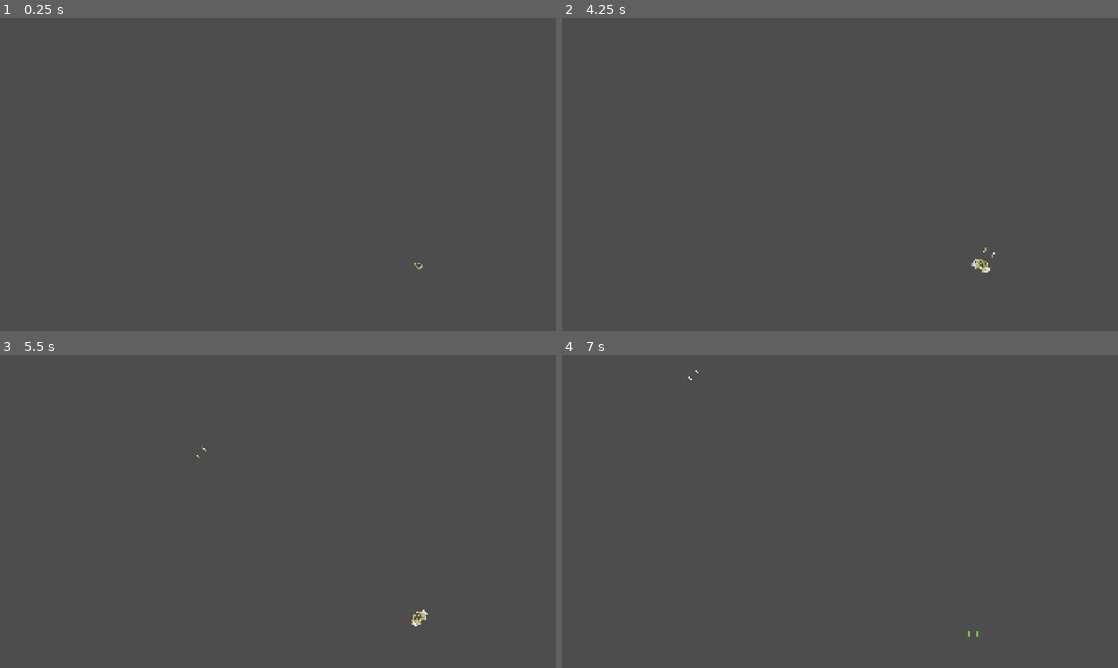
Above: before the commit, frames 1-4 (two rows, left to right).
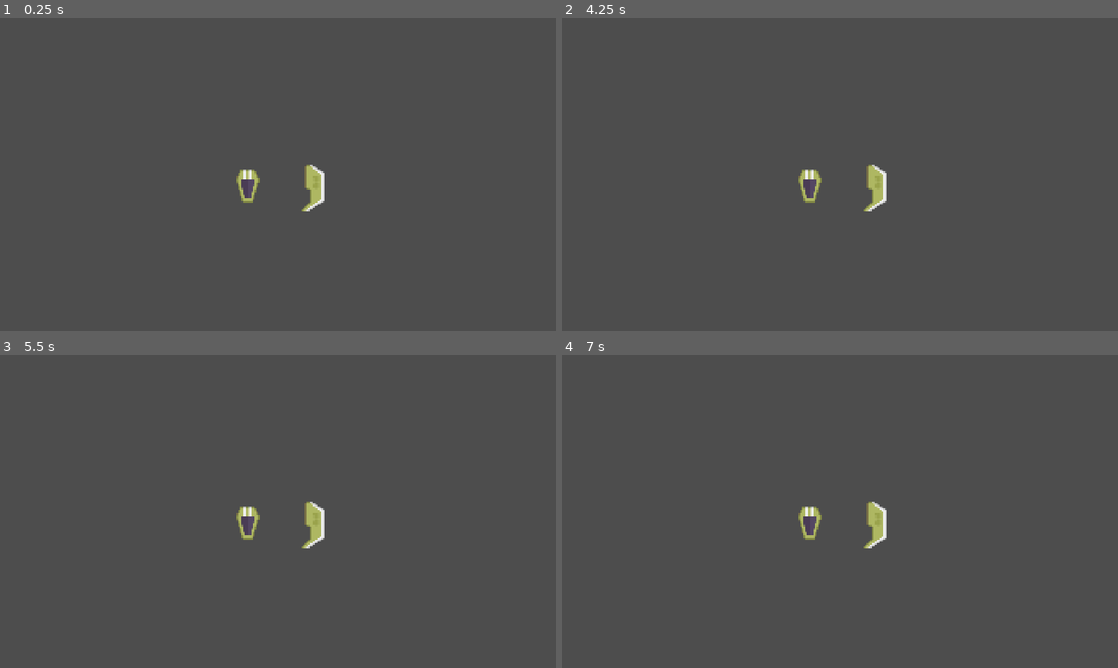
Above: after the commit, the same moments.

Repository: robertsforrest/modular_bullet_hell
Game: Godot game, scene res://Main.tscn
The game is run twice, just before and just after one commit, with the same random seed, the same clock (stepped at 60 frames per second) and the same inputs.
Inputs (mouse positions are in pixels of both pictures, inside the frame that each line leads up to):
- Up to frame 1 (0.25 s): no input
- Up to frame 2 (4.25 s): tap Enter at 0.5, 2, 3.5 s; move the mouse to (962, 158) at 0.52 s; hold E (rotate_part_right, bound only after the commit) 0.53-1.25 s; tap Space (flip_part, bound only after the commit) at 0.6, 1.25, 2.1, 2.75, 3.8 s; click (962, 158) at 0.67 s; drag from (728, 190) to (979, 265) at 1.27 s; move the mouse to (895, 105) at 2.02 s; hold E (rotate_part_right, bound only after the commit) 2.03-2.75 s; click (895, 105) at 2.17 s; drag from (812, 237) to (673, 127) at 2.77 s; move the mouse to (1006, 221) at 3.52 s; press the mouse at (1006, 221) at 3.53 s; hold Q (rotate_part_left, bound only after the commit) from 3.53 s (still down); tap Y (debug_1) at 4.15 s
- Up to frame 3 (5.5 s): release Q (rotate_part_left, bound only after the commit) at 4.25 s; release the mouse at (444, 558) at 4.25 s; tap Space (flip_part, bound only after the commit) at 4.25, 5.1 s; drag from (111, 464) to (417, 599) at 4.27 s; move the mouse to (305, 511) at 5.02 s; hold S (move_down) from 5.03 s (still down); click (305, 511) at 5.17 s
- Up to frame 4 (7 s): tap H (toggle_editor_snap, bound only after the commit) at 5.65 s; release S (move_down) at 5.75 s; drag from (756, 433) to (984, 636) at 5.77 s; move the mouse to (962, 495) at 6.52 s; hold W (move_up) from 6.53 s (still down); tap Space (flip_part, bound only after the commit) at 6.6 s; click (962, 495) at 6.67 s

The runs differ from the first frame. In frame 1, 0.7% of the frame differs, in the area x 42-76%, y 46-81%; in frame 2, 0.7%, in the area x 42-78%, y 46-82%; in frame 3, 0.7%; in frame 4, 0.7%.

Commit message:
Implemented a simple line-based component snapping system; needs further features and testing

Diff:
--- /dev/null
+++ b/Entities/Player/Components/ComponentSlot.tscn
@@ -0,0 +1,12 @@
+[gd_scene format=3 uid="uid://1mvu374r6s06"]
+
+[ext_resource type="Script" uid="uid://8awku0sdu4u5" path="res://Entities/Player/Components/component_slot.gd" id="1_1ynkm"]
+[ext_resource type="Texture2D" uid="uid://clawguqwxjcf3" path="res://Entities/Player/Assets/conn_line.png" id="2_7rqpl"]
+
+[node name="ComponentSlot" type="Node2D" unique_id=1604551304 node_paths=PackedStringArray("conn_line") groups=["component_slots"]]
+script = ExtResource("1_1ynkm")
+conn_line = NodePath("Line2D")
+
+[node name="Line2D" type="Line2D" parent="." unique_id=364559134]
+texture = ExtResource("2_7rqpl")
+texture_mode = 1
--- a/Entities/Player/Components/PlayerCore.tscn
+++ b/Entities/Player/Components/PlayerCore.tscn
@@ -2,32 +2,30 @@
 
 [ext_resource type="Script" uid="uid://du2bsv5hfl72g" path="res://Entities/Player/Components/player_core.gd" id="1_lphqv"]
 [ext_resource type="Texture2D" uid="uid://bcrb6ys310kgm" path="res://Entities/Player/Assets/player_base.png" id="2_lx1vp"]
-[ext_resource type="Script" uid="uid://8awku0sdu4u5" path="res://Entities/Player/Components/component_slot.gd" id="3_5878l"]
+[ext_resource type="PackedScene" uid="uid://1mvu374r6s06" path="res://Entities/Player/Components/ComponentSlot.tscn" id="3_5878l"]
 
 [sub_resource type="CapsuleShape2D" id="CapsuleShape2D_nw7j7"]
 radius = 20.0
 height = 56.0
 
-[node name="PlayerCore" type="Area2D" unique_id=605424737 node_paths=PackedStringArray("connection_points")]
+[node name="PlayerCore" type="Area2D" unique_id=605424737 node_paths=PackedStringArray("connection_points") groups=["ship_cores"]]
 z_index = 1
 script = ExtResource("1_lphqv")
-connection_points = [NodePath("ConnPoint1"), NodePath("ConnPoint2")]
+connection_points = [NodePath("ComponentSlot"), NodePath("ComponentSlot2")]
 component_size = 2
 
 [node name="Sprite2D" type="Sprite2D" parent="." unique_id=2130130285]
 position = Vector2(0, 8)
 texture = ExtResource("2_lx1vp")
 
-[node name="ConnPoint1" type="Node2D" parent="." unique_id=1525478230]
-position = Vector2(-20, 0)
-script = ExtResource("3_5878l")
-max_size = 2
-
-[node name="ConnPoint2" type="Node2D" parent="." unique_id=1697793050]
-position = Vector2(20, 0)
-script = ExtResource("3_5878l")
-max_size = 2
-
 [node name="CollisionShape2D" type="CollisionShape2D" parent="." unique_id=828410314]
 position = Vector2(0, 8)
 shape = SubResource("CapsuleShape2D_nw7j7")
+
+[node name="ComponentSlot" parent="." unique_id=1604551304 instance=ExtResource("3_5878l")]
+position = Vector2(-20, -4)
+max_size = 3
+
+[node name="ComponentSlot2" parent="." unique_id=1565893664 instance=ExtResource("3_5878l")]
+position = Vector2(20, -4)
+max_size = 3
--- a/Entities/Player/Components/Wings/Wing.tscn
+++ b/Entities/Player/Components/Wings/Wing.tscn
@@ -2,7 +2,7 @@
 
 [ext_resource type="Script" uid="uid://bueh73buqtr6y" path="res://Entities/Player/Components/Wings/wing.gd" id="1_s51pi"]
 [ext_resource type="Texture2D" uid="uid://c42cdnd15rtr7" path="res://Entities/Player/Assets/wing_1.png" id="2_6xhmx"]
-[ext_resource type="Script" uid="uid://8awku0sdu4u5" path="res://Entities/Player/Components/component_slot.gd" id="3_6xhmx"]
+[ext_resource type="PackedScene" uid="uid://1mvu374r6s06" path="res://Entities/Player/Components/ComponentSlot.tscn" id="3_3t30h"]
 
 [sub_resource type="CapsuleShape2D" id="CapsuleShape2D_bs1o3"]
 radius = 16.0
@@ -10,7 +10,7 @@
 
 [node name="Wing" type="Area2D" unique_id=79534973 node_paths=PackedStringArray("connection_points", "collision_shape")]
 script = ExtResource("1_s51pi")
-connection_points = [NodePath("ConnPoint1"), NodePath("ConnPoint2")]
+connection_points = [NodePath("ComponentSlot"), NodePath("ComponentSlot2")]
 component_size = 2
 collision_shape = NodePath("CollisionShape2D")
 
@@ -18,16 +18,16 @@
 position = Vector2(8, 4)
 texture = ExtResource("2_6xhmx")
 
-[node name="ConnPoint1" type="Node2D" parent="." unique_id=327500651]
-position = Vector2(28, 0)
-script = ExtResource("3_6xhmx")
-max_size = 2
-
-[node name="ConnPoint2" type="Node2D" parent="." unique_id=124955927]
-position = Vector2(12, -12)
-script = ExtResource("3_6xhmx")
-max_size = 1
-
 [node name="CollisionShape2D" type="CollisionShape2D" parent="." unique_id=1734066212]
 position = Vector2(12, 4)
 shape = SubResource("CapsuleShape2D_bs1o3")
+
+[node name="ComponentSlot" parent="." unique_id=1604551304 instance=ExtResource("3_3t30h")]
+position = Vector2(-4, -16)
+max_size = 3
+max_distance = 40.0
+
+[node name="ComponentSlot2" parent="." unique_id=632800591 instance=ExtResource("3_3t30h")]
+position = Vector2(28, 0)
+max_size = 3
+max_distance = 30.0
--- a/Entities/Player/Components/component_slot.gd
+++ b/Entities/Player/Components/component_slot.gd
@@ -3,4 +3,81 @@
 
 # Component slot properties
 @export var max_size: Enum.component_size # Maximum supported component size for the slot
-@onready var component: ShipComponent # Maintain a reference to the slotted component; altered externally
+@export var max_distance: float = 0.0 # Maximum supported distance for a connection - defaults to NONE
+@export var max_connections: int = 1 # Maximum number of supported connections
+@onready var connected_points: Array[ComponentSlot] = []
+@export var conn_line: Line2D
+@onready var connection_lines: Array[Line2D] = []
+
+# Initialize
+func _ready() -> void:
+	# Prepare array for holding connections
+	connected_points.resize(max_connections)
+	# Generate necessary Line2Ds for connection points
+	connection_lines.append(conn_line)
+	if (max_connections > 1):
+		for i in range(max_connections-1):
+			print("Looping: " + str(i))
+			connection_lines.append(conn_line.duplicate())
+	print("Connection line graphics: " + str(connection_lines))
+
+# Get the SHIP (NOT the ShipComponent) this slot belongs to
+# TODO: we will NEED a better way to handle this! for now though, this should work, but
+# ANY reorganization of parenting will royally FUCK this code
+func get_parent_ship() -> Node2D:
+	return get_parent().get_parent()
+
+# Code for seeking compatible slots
+# Hope you're hungry for a piping hot spaghetti, dear Christ
+func seek_connections() -> void:
+	for i in range(max_connections):
+		connected_points.fill(null) # TODO: this seems like a huge waste of compute? but it do work lmao
+		var closest_slot = null
+		for slot in get_tree().get_nodes_in_group("component_slots"):
+			# Check that the slot belongs to the same SHIP, but NOT the same ShipComponent,
+			# AND verify that this slot is NOT YET in the connected_points array,
+			# AND verify that the slot CAN HOLD a component of the size this is slotted into
+			if (slot.get_parent_ship() == self.get_parent_ship() and slot.get_parent() != self.get_parent()
+			and !self.connected_points.has(slot) and self.get_parent().component_size <= slot.max_size):
+				# If no closest slot has yet been found, just grab this one as long as it's within range
+				if (closest_slot == null):
+					if (self.global_position.distance_to(slot.global_position) <= max_distance):
+						closest_slot = slot
+				# If a closest slot is already grabbed, check distance to the slot against current closest_slot
+				else:
+					if (self.global_position.distance_to(slot.global_position) < self.global_position.distance_to(closest_slot.global_position)):
+						closest_slot = slot
+		# With closest slot grabbed, set index in the array
+		# If no slot was found, value will be overridden with the NULL from initialization in the loop
+		#print("Adding closest slot: " + str(closest_slot) + " at index " + str(i))
+		connected_points[i] = closest_slot
+		#print(connected_points)
+
+# Called to draw the Line2D connections for all currently connected points
+func draw_connection_lines() -> void:
+	#if (self.get_parent().name == 'Wing'):
+	#	print("Drawing from: " + str(connected_points) + " in entity " + str(self.get_parent()))
+	for i in range(max_connections):
+		if (connected_points[i] == null):
+			# If no connection is present in this slot, clear out the line graphics
+			connection_lines[i].clear_points()
+		else:
+			# Draw a line to the connected point at this index
+			# Base target - diff between target position and self position
+			var targ_pos: Vector2 = connected_points[i].global_position-self.global_position
+			# Apply parent scale to target position
+			targ_pos.x *= sign(get_parent().scale.x)
+			# Apply parent rotation to target position
+			# Don't ask me how the fuck this one works
+			targ_pos = targ_pos.rotated(-1*get_parent().scale.x*get_parent().rotation)
+			# Draw the line
+			connection_lines[i].points = [Vector2(0,0),targ_pos]
+
+# Get all ShipComponents this point has connections to
+func get_connected_components() -> Array[ShipComponent]:
+	var comp: Array[ShipComponent] = []
+	for point in connected_points:
+		var add_comp = point.get_parent() # TODO: hard-coded get_parent() naughty naughty naughty!
+		if (!comp.has(add_comp)):
+			comp.append(add_comp)
+	return comp
--- a/Entities/Player/Components/player_core.gd
+++ b/Entities/Player/Components/player_core.gd
@@ -1,18 +1 @@
 extends ShipComponent
-
-const component_wing: PackedScene = preload("res://Entities/Player/Components/Wings/Wing.tscn")
-const component_thruster: PackedScene = preload("res://Entities/Player/Components/Thrusters/Thruster.tscn")
-const component_machine_gun: PackedScene = preload("res://Entities/Player/Components/Guns/MachineGun.tscn")
-const component_laser_gun: PackedScene = preload("res://Entities/Player/Components/Guns/LaserGun.tscn")
-
-func _process(delta: float) -> void:
-	if (Input.is_action_just_pressed("debug_1")):
-		print("Adding test components!")
-		var wing_left: ShipComponent = add_component(component_wing.instantiate(), 0)
-		var wing_right: ShipComponent = add_component(component_wing.instantiate(), 1)
-		var thrust_left: ShipComponent = wing_left.add_component(component_thruster.instantiate(), 0)
-		var thrust_right: ShipComponent = wing_right.add_component(component_thruster.instantiate(), 0)
-		#var mg_left: ShipComponent = wing_left.add_component(component_machine_gun.instantiate(), 1)
-		#var mg_right: ShipComponent = wing_right.add_component(component_machine_gun.instantiate(), 1)
-		var lg_left: ShipComponent = wing_left.add_component(component_laser_gun.instantiate(), 1)
-		var lg_right: ShipComponent = wing_right.add_component(component_laser_gun.instantiate(), 1)
--- a/Entities/Player/Components/ship_component.gd
+++ b/Entities/Player/Components/ship_component.gd
@@ -3,6 +3,7 @@
 
 # Signals
 signal part_destroyed(part: ShipComponent)
+signal part_selected(part: ShipComponent)
 
 # Editor variables
 @export var hp: float = 1.0
@@ -10,13 +11,20 @@
 @export var component_size: Enum.component_size
 @export var collision_shape: CollisionShape2D
 
+# Internal variables
+@onready var mouse_over: bool = false
+
 # Initialize
 func _ready() -> void:
 	self.area_entered.connect(_on_area_entered)
+	self.mouse_entered.connect(_on_mouse_entered)
+	self.mouse_exited.connect(_on_mouse_exited)
 
 # Accessor for sprite's h_flip value
-func set_flip_h(val: bool):
+func set_flip_h(val: bool) -> void:
 	self.scale.x = -1.0
+func toggle_flip_h() -> void:
+	self.scale.x *= -1
 
 # Wrappers for frame update code; rather than getting called from the engine, these get called
 # from the engine update loops in the component's parent for more control over component code
@@ -25,30 +33,11 @@
 func physics_process(delta: float) -> void:
 	pass
 
-# Adds a new component to this one at the specified connection point
-# Takes conn_point_index as an index into the connection_points array - is there a better way?
-# Returns a pointer to the component
-func add_component(new_component: ShipComponent, conn_point_index: int) -> ShipComponent:
-	# Check to ensure the component is of the right size to add to the slot
-	if (new_component.component_size <= connection_points[conn_point_index].max_size):
-		# Parent the new component to this component's own parent
-		get_parent().add_ship_component(new_component)
-		# Track this component with the ComponentSlot
-		connection_points[conn_point_index].component = new_component
-		# Set the new component's position based on the connection point
-		# NOTE: this is a core design decision - sprite position relative to the origin of the node
-		# will determine the connection point for the new component & the origin of flip_h, where applicable
-		# Multiply scale to apply negative offset to left-side placements
-		new_component.position = self.position + Vector2(connection_points[conn_point_index].position.x * self.scale.x,
-			connection_points[conn_point_index].position.y * self.scale.y)
-		# Set hflip on new component based on relative positioning
-		if (new_component.position.x < self.position.x):
-			new_component.set_flip_h(true)
-		return new_component
-	# Addition failed - indicate w/ return value
-	else:
-		print("Component too large!: " + str(new_component))
-		return null
+# Called from the editor to run modular update logic on component slots
+func run_slots_for_editor() -> void:
+	for slot in connection_points:
+		slot.seek_connections()
+		slot.draw_connection_lines()
 
 # Destroy this component; called from HP checks in child types
 func get_destroyed() -> void:
@@ -64,3 +53,16 @@
 # Handle area entered code; override in child nodes
 func _on_area_entered(area: Area2D) -> void:
 	pass
+
+# Handle input events for player ship component click'n'drag
+# TODO: add more checks here to ensure shit isn't grabbed erroneously in combat
+func _input(event: InputEvent) -> void:
+	if (event is InputEventMouseButton and Input.is_action_just_pressed("select") and mouse_over):
+		get_viewport().set_input_as_handled() # Stop input signal from propagating to overlapping parts
+		part_selected.emit(self) # Signal part selection to the editor node
+
+# Handle mouse-over for player parts in the editor
+func _on_mouse_entered() -> void:
+	mouse_over = true
+func _on_mouse_exited() -> void:
+	mouse_over = false
--- a/Entities/Player/Player.tscn
+++ b/Entities/Player/Player.tscn
@@ -2,9 +2,14 @@
 
 [ext_resource type="PackedScene" uid="uid://7dq1lynqq3u" path="res://Entities/Player/Components/PlayerCore.tscn" id="1_e5kic"]
 [ext_resource type="Script" uid="uid://bek6h2rqk2yxn" path="res://Entities/Player/player.gd" id="1_ww0jn"]
+[ext_resource type="PackedScene" uid="uid://dym57mo5kfg5g" path="res://Entities/Player/Components/Wings/Wing.tscn" id="3_vweq0"]
 
-[node name="Player" type="Node2D" unique_id=2004784632 node_paths=PackedStringArray("ship_core")]
+[node name="Player" type="Node2D" unique_id=2004784632 node_paths=PackedStringArray("ship_core", "components")]
 script = ExtResource("1_ww0jn")
 ship_core = NodePath("PlayerCore")
+components = [NodePath("Wing")]
 
 [node name="PlayerCore" parent="." unique_id=1889912984 instance=ExtResource("1_e5kic")]
+
+[node name="Wing" parent="." unique_id=79534973 instance=ExtResource("3_vweq0")]
+position = Vector2(104, 8)
--- a/Entities/Player/player.gd
+++ b/Entities/Player/player.gd
@@ -11,15 +11,26 @@
 @export var max_velocity: float = 1500.0
 @onready var velocity: Vector2 = Vector2.ZERO
 @onready var accel: Vector2 = Vector2.ZERO
-@onready var components: Array[ShipComponent] = []
+@export var components: Array[ShipComponent] = [] # TODO: this should be programmatic, not exposed to the editor
+
+# Internal variables
+@onready var is_paused: bool = false
 
 # Gameplay loop
+# Hard-coded pause variable in player allows movement to be halted without
+# interrupting processing on child ShipComponents in the ship editor
 func _physics_process(delta: float) -> void:
-	# Look towards mouse position
-	look_at(get_global_mouse_position())
-	rotation_degrees -= 90 # Offset to point straight - TODO: magic number naughty naughty!
-	do_movement_with_accel(delta)
-	#do_movement_no_accel(delta)
+	if (!is_paused):
+		# Look towards mouse position
+		look_at(get_global_mouse_position())
+		rotation_degrees -= 90 # Offset to point straight - TODO: magic number naughty naughty!
+		do_movement_with_accel(delta)
+		#do_movement_no_accel(delta)
+
+func _process(delta: float) -> void:
+	if (!is_paused):
+		for component in components:
+			component.process(delta)
 
 # Try movement w/ no fancy accel - thrusters just influence max speed
 func do_movement_no_accel(delta: float) -> void:
@@ -48,10 +59,6 @@
 	velocity = velocity.limit_length(max_velocity)
 	position += velocity * delta
 
-func _process(delta: float) -> void:
-	for component in components:
-		component.process(delta)
-
 # Add a new component to the player
 func add_ship_component(new_component) -> void:
 	add_child(new_component)
--- a/Global/enum.gd
+++ b/Global/enum.gd
@@ -1,6 +1,7 @@
 extends Node
 
 enum component_size {
+	ONE_WAY, # Special 0 size that only allows connections FROM the slot, not TO it
 	SMALL,
 	MEDIUM,
 	LARGE,
--- a/Global/global.gd
+++ b/Global/global.gd
@@ -1 +1,3 @@
 extends Node
+
+const GRID_SNAP_STEPS: float = 16.0
--- a/Main.tscn
+++ b/Main.tscn
@@ -3,18 +3,24 @@
 [ext_resource type="PackedScene" uid="uid://cton2g7db78di" path="res://Entities/Player/Player.tscn" id="1_glv2v"]
 [ext_resource type="Script" uid="uid://dr76c8jcliu7t" path="res://main.gd" id="1_uu6xs"]
 [ext_resource type="Script" uid="uid://dycix7gb5055g" path="res://Entities/Enemies/enemy_factory.gd" id="3_r0du0"]
+[ext_resource type="Script" uid="uid://dx3ffvivoomx2" path="res://player_edit.gd" id="4_cm0pq"]
 
-[node name="Main" type="Node2D" unique_id=1605391203 node_paths=PackedStringArray("player", "camera", "enemy_factory")]
+[node name="Main" type="Node2D" unique_id=1605391203 node_paths=PackedStringArray("player", "camera", "enemy_factory", "player_edit")]
 script = ExtResource("1_uu6xs")
 player = NodePath("Player")
 camera = NodePath("Camera2D")
 enemy_factory = NodePath("Node")
+player_edit = NodePath("PlayerEdit")
 
 [node name="Player" parent="." unique_id=2004784632 instance=ExtResource("1_glv2v")]
-position = Vector2(976, 632)
+position = Vector2(-52, 12)
+
+[node name="PlayerEdit" type="Node2D" parent="." unique_id=2087807536 node_paths=PackedStringArray("player")]
+script = ExtResource("4_cm0pq")
+player = NodePath("../Player")
 
 [node name="Camera2D" type="Camera2D" parent="." unique_id=1373726602]
-zoom = Vector2(0.5, 0.5)
+zoom = Vector2(2, 2)
 
 [node name="Node" type="Node" parent="." unique_id=2127648709]
 script = ExtResource("3_r0du0")
--- a/main.gd
+++ b/main.gd
@@ -3,8 +3,14 @@
 @export var player: Node2D
 @export var camera: Camera2D
 @export var enemy_factory: Node
+@export var player_edit: Node2D
+
+func _ready() -> void:
+	player_edit.player = player # Pass player to editor logic
 
 func _process(delta: float) -> void:
+	# Real inputs
+	# Debug inputs
 	if (Input.is_action_just_pressed("debug_2")):
 		var new_enemy = enemy_factory.generate_enemy()
 		add_child(new_enemy)
--- /dev/null
+++ b/player_edit.gd
@@ -0,0 +1,58 @@
+extends Node2D
+
+@export var player: Node2D # TODO: this will eventually be handled programmatically
+@onready var part_selected: ShipComponent = null
+@export var grid_snap: bool = false
+@export var rot_spd: float = 100.0
+@export var snap_rot_deg: float = 45.0
+
+func _ready() -> void:
+	player.is_paused = true
+	player.rotation = 0 # Get rid of rotation while in the editor to make line physics not a nightmare
+	# Set viewport picking parameters so that only the "top" (by z-index) node gets grabbed on click
+	get_viewport().physics_object_picking_first_only = true
+	get_viewport().physics_object_picking_sort = true
+	# Hook player component part_selected signals up to editor logic
+	player.ship_core.part_selected.connect(_on_part_selected)
+	for component in player.components:
+		component.part_selected.connect(_on_part_selected)
+
+# Game loop
+func _process(delta) -> void:
+	# Check for grid snap toggle
+	if (Input.is_action_just_pressed("toggle_editor_snap")):
+		grid_snap = !grid_snap
+	# Run part_selected code if applicable
+	if (part_selected != null):
+		# Set part position to mouse position
+		if (grid_snap):
+			# Grid-snapped mouse position
+			part_selected.global_position = get_global_mouse_position().snappedf(Global.GRID_SNAP_STEPS)
+			# Snapped rotational input
+			if (Input.is_action_just_pressed("rotate_part_left")):
+				part_selected.rotation_degrees = snapped(part_selected.rotation_degrees - snap_rot_deg,snap_rot_deg)
+			elif (Input.is_action_just_pressed("rotate_part_right")):
+				part_selected.rotation_degrees = snapped(part_selected.rotation_degrees + snap_rot_deg,snap_rot_deg)
+		else:
+			# Freeform movement
+			part_selected.global_position = get_global_mouse_position() # TODO: add grid snap
+			# Freeform rotational input
+			var rot_axis = Input.get_axis("rotate_part_left","rotate_part_right")
+			if (rot_axis != 0):
+				part_selected.rotation_degrees += rot_spd * delta * sign(rot_axis)
+		# Check for flip input
+		if (Input.is_action_just_pressed("flip_part")):
+			part_selected.toggle_flip_h()
+		# Run update code on ALL components in the player
+		# NOTE: this shit is like O(n^15) with all these loops lmao
+		for component in player.components:
+			component.run_slots_for_editor()
+
+# Handle input for mouse button released
+func _input(event: InputEvent) -> void:
+	if (event is InputEventMouseButton and Input.is_action_just_released("select")):
+		part_selected = null
+
+# Handle selection signal from player ship components
+func _on_part_selected(part: ShipComponent) -> void:
+	part_selected = part
--- a/project.godot
+++ b/project.godot
@@ -31,6 +31,8 @@
 
 player_bullets=""
 enemy_bullets=""
+component_slots=""
+ship_cores=""
 
 [input]
 
@@ -73,6 +75,31 @@
 "events": [Object(InputEventKey,"resource_local_to_scene":false,"resource_name":"","device":-1,"window_id":0,"alt_press …(192 unchanged characters)…
 ]
 }
+select={
+"deadzone": 0.2,
+"events": [Object(InputEventMouseButton,"resource_local_to_scene":false,"resource_name":"","device":-1,"window_id":0,"alt_pressed":false,"shift_pressed":false,"ctrl_pressed":false,"meta_pressed":false,"button_mask":0,"position":Vector2(0, 0),"global_position":Vector2(0, 0),"factor":1.0,"button_index":1,"canceled":false,"pressed":false,"double_click":false,"script":null)
+]
+}
+rotate_part_right={
+"deadzone": 0.2,
+"events": [Object(InputEventKey,"resource_local_to_scene":false,"resource_name":"","device":-1,"window_id":0,"alt_pressed":false,"shift_pressed":false,"ctrl_pressed":false,"meta_pressed":false,"pressed":false,"keycode":0,"physical_keycode":69,"key_label":0,"unicode":101,"location":0,"echo":false,"script":null)
+]
+}
+rotate_part_left={
+"deadzone": 0.2,
+"events": [Object(InputEventKey,"resource_local_to_scene":false,"resource_name":"","device":-1,"window_id":0,"alt_pressed":false,"shift_pressed":false,"ctrl_pressed":false,"meta_pressed":false,"pressed":false,"keycode":0,"physical_keycode":81,"key_label":0,"unicode":113,"location":0,"echo":false,"script":null)
+]
+}
+flip_part={
+"deadzone": 0.2,
+"events": [Object(InputEventKey,"resource_local_to_scene":false,"resource_name":"","device":-1,"window_id":0,"alt_pressed":false,"shift_pressed":false,"ctrl_pressed":false,"meta_pressed":false,"pressed":false,"keycode":0,"physical_keycode":32,"key_label":0,"unicode":32,"location":0,"echo":false,"script":null)
+]
+}
+toggle_editor_snap={
+"deadzone": 0.2,
+"events": [Object(InputEventKey,"resource_local_to_scene":false,"resource_name":"","device":-1,"window_id":0,"alt_pressed":false,"shift_pressed":false,"ctrl_pressed":false,"meta_pressed":false,"pressed":false,"keycode":0,"physical_keycode":72,"key_label":0,"unicode":104,"location":0,"echo":false,"script":null)
+]
+}
 
 [physics]
 
Binary file added: Entities/Player/Assets/conn_line.png
Not shown, added: Entities/Player/Assets/conn_line.png.import
Not shown, added: player_edit.gd.uid
